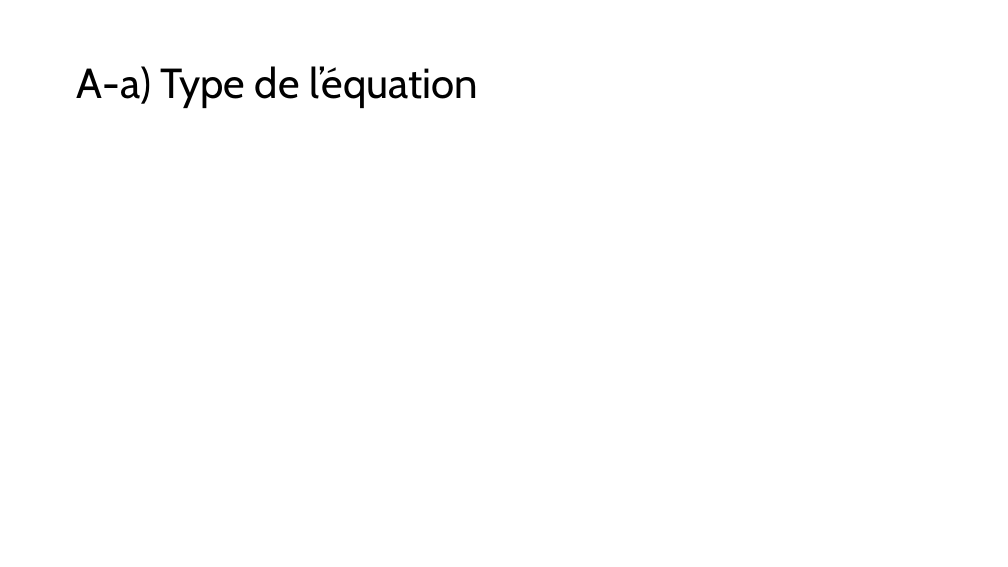
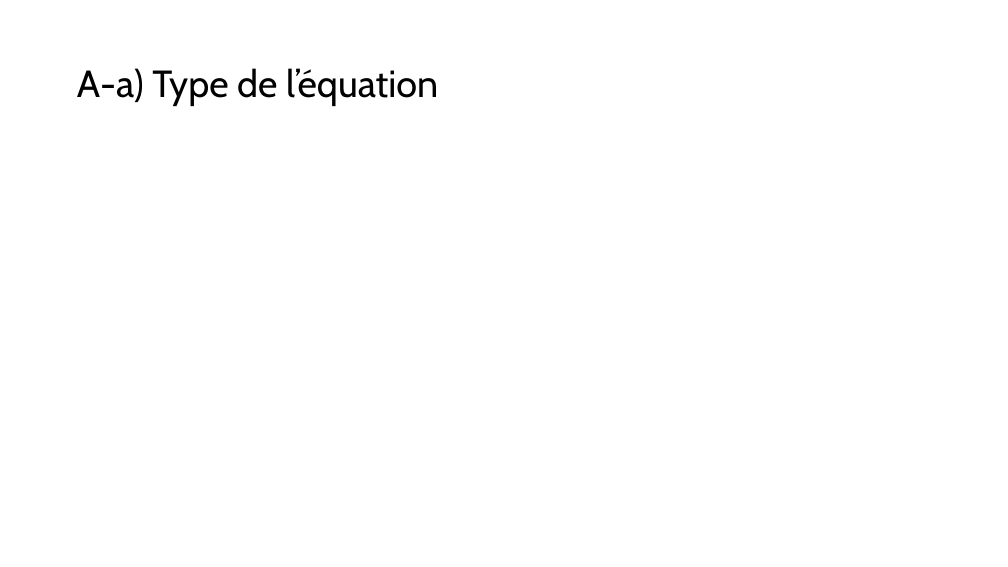
Before and after one commit to mehdibendaya/MEC8211-DEV1, a slide deck: slide 2 of Devoir_1.pptx. Drawn at 1008x567 pixels with LibreOffice and Linux fonts; fonts in the diff are those of the drawing; grey boxes stand for pictures. Boxes give left, top, right and bottom in pixels: in the first picture for what was removed or moved away, otherwise in the second. Text is boxed around its words. In the diff, an @@ line names an element or a change of style, - is before the commit and + after.

```diff
--- a/Devoir_1.pptx
+++ b/Devoir_1.pptx
@@ title "A-a) Type de l’équation" at (77,68,438,106): size 40 to 36 pt @@
```
Also in this commit, not shown: 15 other slides changed, 2 slides added, 7 slides removed.
